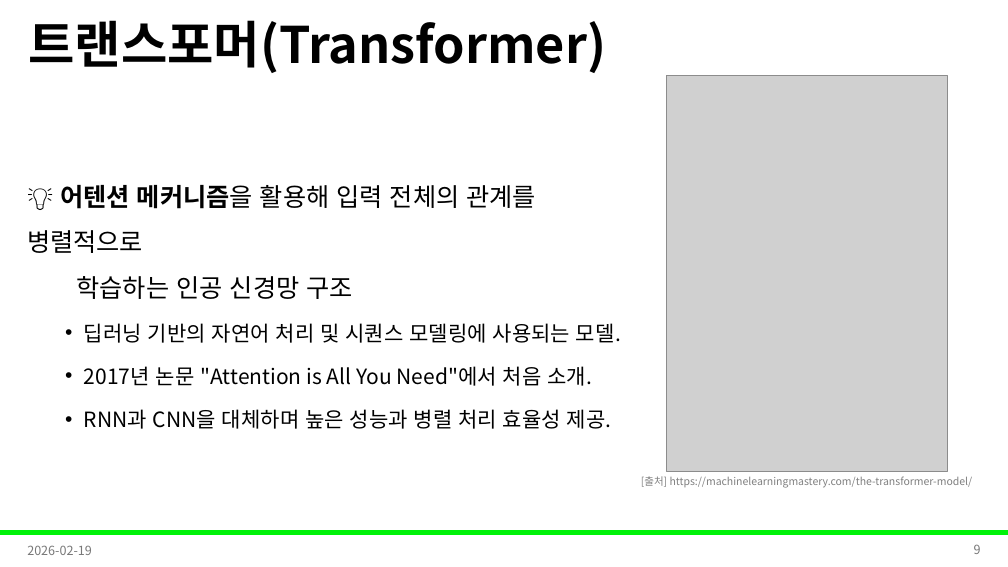
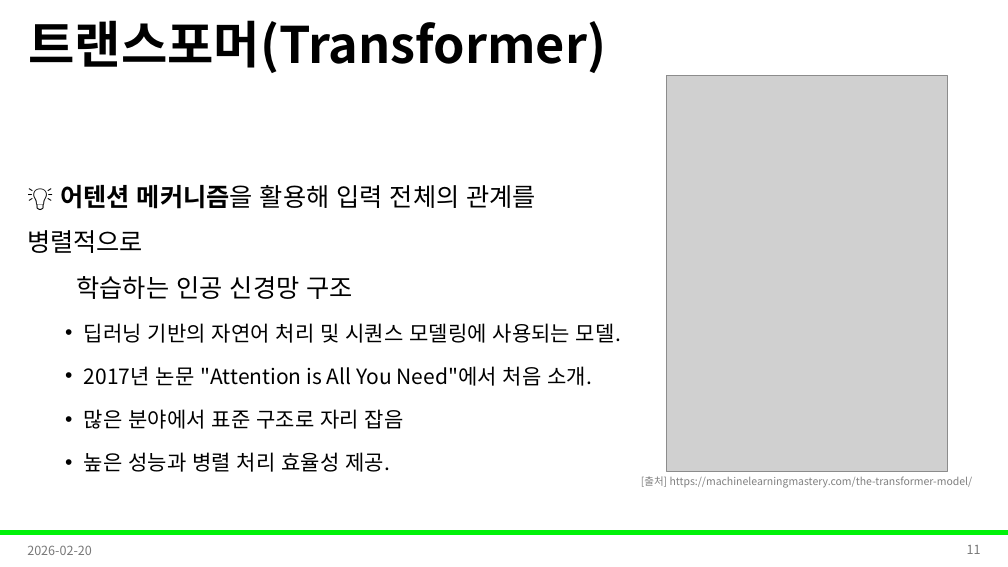
Before and after one commit to Leader-Lesson/KDT_RE_5th, a slide deck: slide 11 of material/5_AI/13_딥러닝모델개요.pptx (slide 9 before the commit). Drawn at 1008x567 pixels with LibreOffice and Linux fonts; fonts in the diff are those of the drawing; grey boxes stand for pictures; background and template pictures are left out. Boxes give left, top, right and bottom in pixels: in the first picture for what was removed or moved away, otherwise in the second. Text is boxed around its words. In the diff, an @@ line names an element or a change of style, - is before the commit and + after.

```diff
--- a/material/5_AI/13_딥러닝모델개요.pptx
+++ b/material/5_AI/13_딥러닝모델개요.pptx
@@ text at (84, 409, 404, 472): text changed @@
-  • RNN과 CNN을 대체하며 높은 성능과 병렬 처리 효율성 제공.
+  • 많은 분야에서 표준 구조로 자리 잡음
+  • 높은 성능과 병렬 처리 효율성 제공.
@@ text at (27, 545, 92, 555): text changed @@
-2026-02-19
+2026-02-20
@@ page number at (967, 545, 981, 554): text changed @@
-9
+11
```
Also in this commit, not shown: 11 other slides changed, 3 slides added.
